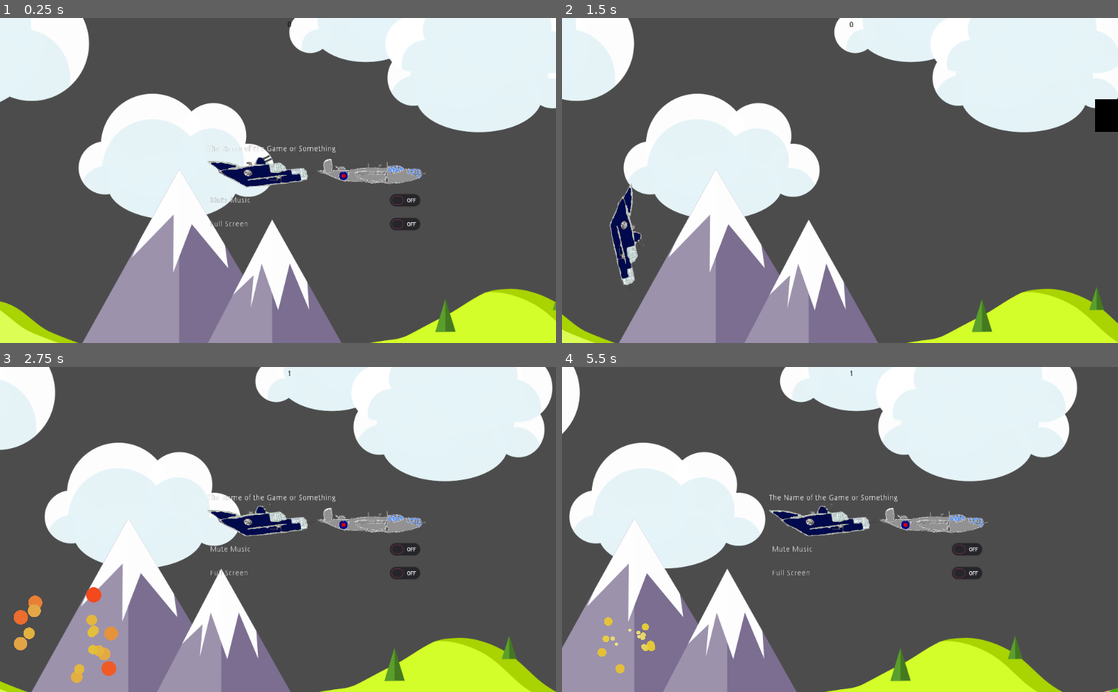
Above: before the commit, frames 1-4 (two rows, left to right).
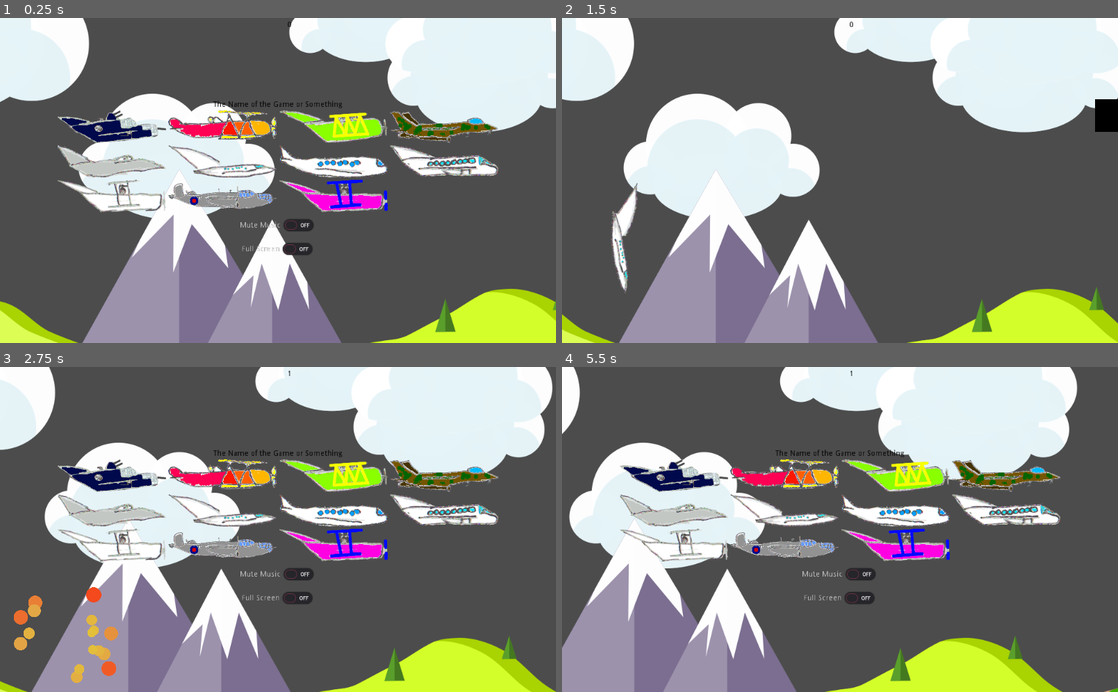
Above: after the commit, the same moments.

Repository: the-g-force/FamJam-October2020
Game: Godot game, scene res://src/Level.tscn
Same seed, same stepped clock (60 frames per second), same inputs: the game is played once before the commit and once after it.
Inputs (mouse positions are in pixels of both pictures, inside the frame that each line leads up to):
- Up to frame 1 (0.25 s): no input
- Up to frame 2 (1.5 s): click (823, 170) at 0.52 s; move the mouse to (962, 164) at 1.27 s; click (962, 164) at 1.42 s
- Up to frame 3 (2.75 s): click "Play Again" at 2 s
- Up to frame 4 (5.5 s): click (673, 477) at 2.77 s; click (934, 519) at 3.52 s; click (840, 529) at 4.25 s, where only the run after the commit has a clickable "Play Again"; click (840, 529) at 5 s, where only the run before the commit has a clickable "Play Again"

The runs differ from the first frame. In frame 1, 12% of the frame differs, in the area x 10-90%, y 25-74%; in frame 2, 1.1%; in frame 3, 12%; in frame 4, 12%, in the area x 6-90%, y 25-95%.

Commit message:
Show all planes in the selection screen

Diff:
--- a/project/src/AirplaneSelection.gd
+++ b/project/src/AirplaneSelection.gd
@@ -1,10 +1,20 @@
 extends Control
 
 signal airplane_selected(texture)
+tool
 
 var _images := [
 	preload("res://assets/Planes/b-29-D.png"),
-	preload("res://assets/Planes/plane-Leo.png")
+	preload("res://assets/Planes/biplane1.png"),
+	preload("res://assets/Planes/biplane2.png"),
+	preload("res://assets/Planes/jet1.png"),
+	preload("res://assets/Planes/jet2.png"),
+	preload("res://assets/Planes/jet3.png"),
+	preload("res://assets/Planes/passenger.png"),
+	preload("res://assets/Planes/passenger2.png"),
+	preload("res://assets/Planes/plane-D.png"),
+	preload("res://assets/Planes/plane-Leo.png"),
+	preload("res://assets/Planes/plane0D.png")
 ]
 
 onready var _button_container := $VBoxContainer/ButtonContainer
--- a/project/src/AirplaneSelection.tscn
+++ b/project/src/AirplaneSelection.tscn
@@ -11,36 +11,56 @@
 }
 
 [node name="VBoxContainer" type="VBoxContainer" parent="."]
-margin_right = 40.0
-margin_bottom = 40.0
+anchor_right = 1.0
+anchor_bottom = 1.0
+grow_horizontal = 2
+grow_vertical = 2
+size_flags_horizontal = 0
+size_flags_vertical = 0
+alignment = 1
 __meta__ = {
 "_edit_use_anchors_": false
 }
 
 [node name="Label" type="Label" parent="VBoxContainer"]
-margin_right = 237.0
-margin_bottom = 14.0
+margin_top = 153.0
+margin_right = 1024.0
+margin_bottom = 167.0
+custom_colors/font_color = Color( 0, 0, 0, 1 )
 text = "The Name of the Game or Something"
+align = 1
 
 [node name="ButtonContainer" type="GridContainer" parent="VBoxContainer"]
-margin_top = 18.0
-margin_right = 237.0
-margin_bottom = 18.0
-columns = 2
+margin_left = 106.0
+margin_top = 171.0
+margin_right = 918.0
+margin_bottom = 359.0
+grow_horizontal = 2
+grow_vertical = 2
+size_flags_horizontal = 6
+size_flags_vertical = 5
+columns = 4
 __meta__ = {
 "_edit_use_anchors_": false
 }
 
 [node name="MuteButton" type="CheckButton" parent="VBoxContainer"]
-margin_top = 22.0
-margin_right = 237.0
-margin_bottom = 62.0
+margin_left = 434.0
+margin_top = 363.0
+margin_right = 589.0
+margin_bottom = 403.0
+size_flags_horizontal = 4
 text = "Mute Music"
+align = 1
 
 [node name="FullscreenButton" type="CheckButton" parent="VBoxContainer"]
-margin_top = 66.0
-margin_right = 237.0
-margin_bottom = 106.0
+margin_left = 437.0
+margin_top = 407.0
+margin_right = 587.0
+margin_bottom = 447.0
+size_flags_horizontal = 4
+size_flags_vertical = 0
 text = "Full Screen"
+align = 1
 [connection signal="pressed" from="VBoxContainer/MuteButton" to="." method="_on_MuteButton_pressed"]
 [connection signal="pressed" from="VBoxContainer/FullscreenButton" to="." method="_on_FullscreenButton_pressed"]
--- a/project/src/Level.tscn
+++ b/project/src/Level.tscn
@@ -45,10 +45,8 @@
 margin_bottom = 309.139
 
 [node name="AirplaneSelection" parent="." instance=ExtResource( 6 )]
-margin_left = 380.546
-margin_top = 235.463
-margin_right = 380.546
-margin_bottom = 235.463
+margin_right = 1024.0
+margin_bottom = 600.0
 
 [node name="Music" type="AudioStreamPlayer" parent="."]
 stream = ExtResource( 1 )
Not shown, changed: project/assets/Planes/plane0D.png.import
Binary file removed: project/assets/b-29-D.png
Binary file removed: project/assets/plane-Leo.png
Not shown, removed: project/assets/plane-Leo.png.import
